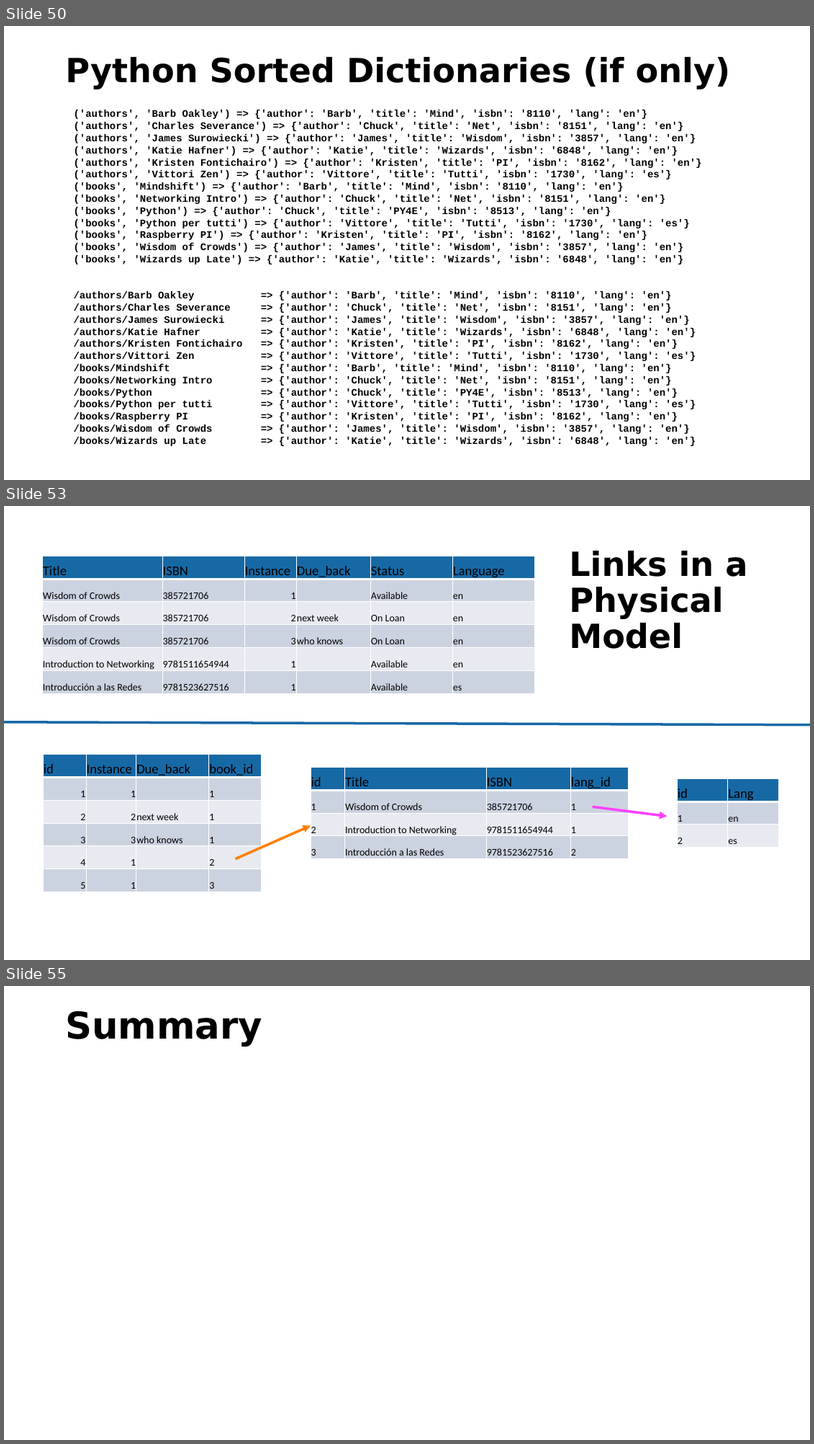
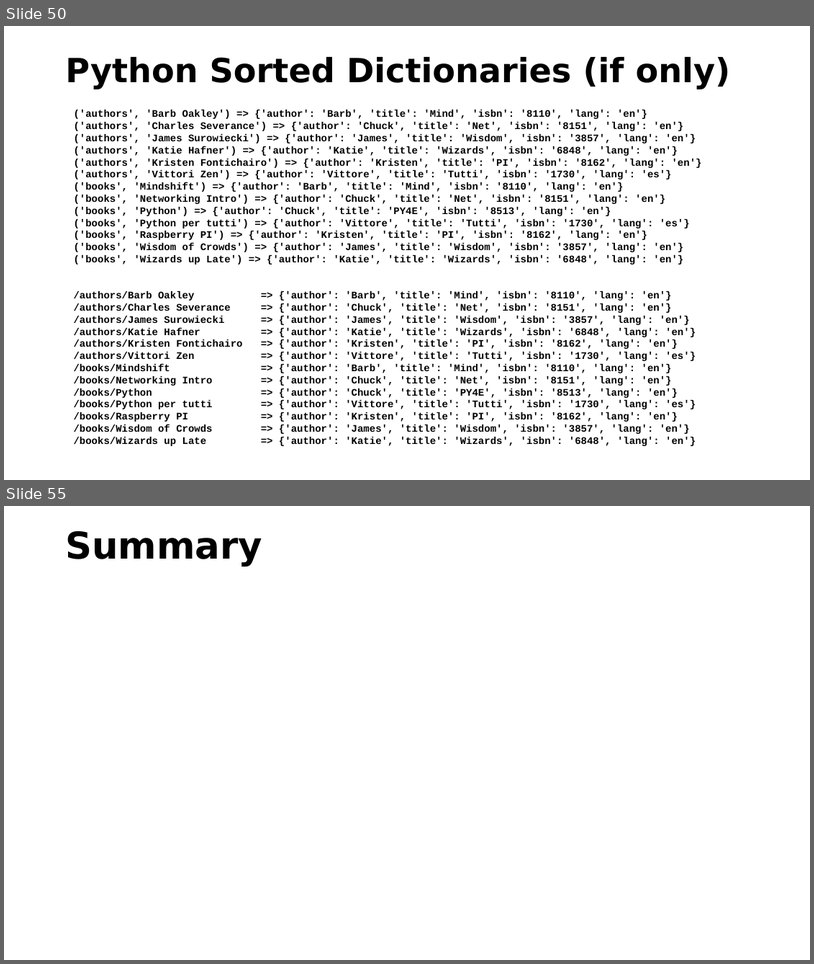
Before and after one commit to csev/pg4e, a slide deck: lectures/07-DenoKV.pptx. Shown one above the other, each under a label of ours: slides 50, 53 and 55 before the commit, slides 50 and 55 after it; the slides between them are not shown. The pictures are 814x1444 and 814x964 pixels, drawn with LibreOffice and Linux fonts; fonts in the diff are those of the drawing. Boxes give left, top, right and bottom in pixels: in the first picture for what was removed or moved away, otherwise in the second. Text is boxed around its words. In the diff, an @@ line names an element or a change of style, - is before the commit and + after.

```diff
--- a/lectures/07-DenoKV.pptx
+++ b/lectures/07-DenoKV.pptx
@@ slide 53 removed at <box>4,506,810,960</box>, background #FFFFFF @@
@@ table removed at <box>43,556,536,693</box>, 6 rows, 6 columns @@
-Title | ISBN | Instance | Due_back | Status | Language
-Wisdom of Crowds | 385721706 | 1 |  | Available | en
-Wisdom of Crowds | 385721706 | 2 | next week | On Loan | en
-Wisdom of Crowds | 385721706 | 3 | who knows | On Loan | en
-Introduction to Networking | 9781511654944 | 1 |  | Available | en
-Introducción a las Redes | 9781523627516 | 1 |  | Available | es
@@ title removed at <box>569,551,748,649</box> @@
-Links in a Physical Model
@@ line removed from (4, 722) to (810, 725) @@
@@ table removed at <box>44,754,262,892</box>, 6 rows, 4 columns @@
-id | Instance | Due_back | book_id
-1 | 1 |  | 1
-2 | 2 | next week | 1
-3 | 3 | who knows | 1
-4 | 1 |  | 2
-5 | 1 |  | 3
@@ table removed at <box>311,767,628,862</box>, 4 rows, 4 columns @@
-id | Title | ISBN | lang_id
-1 | Wisdom of Crowds | 385721706 | 1
-2 | Introduction to Networking | 9781511654944 | 1
-3 | Introducción a las Redes | 9781523627516 | 2
@@ table removed at <box>678,779,779,847</box>, 3 rows, 2 columns @@
-id | Lang
-1 | en
-2 | es
@@ arrow removed from (593, 807) to (668, 816) @@
@@ arrow removed from (236, 859) to (311, 826) @@
```
Also in this commit, not shown: 3 slides changed, 3 slides added, 2 other slides removed.
